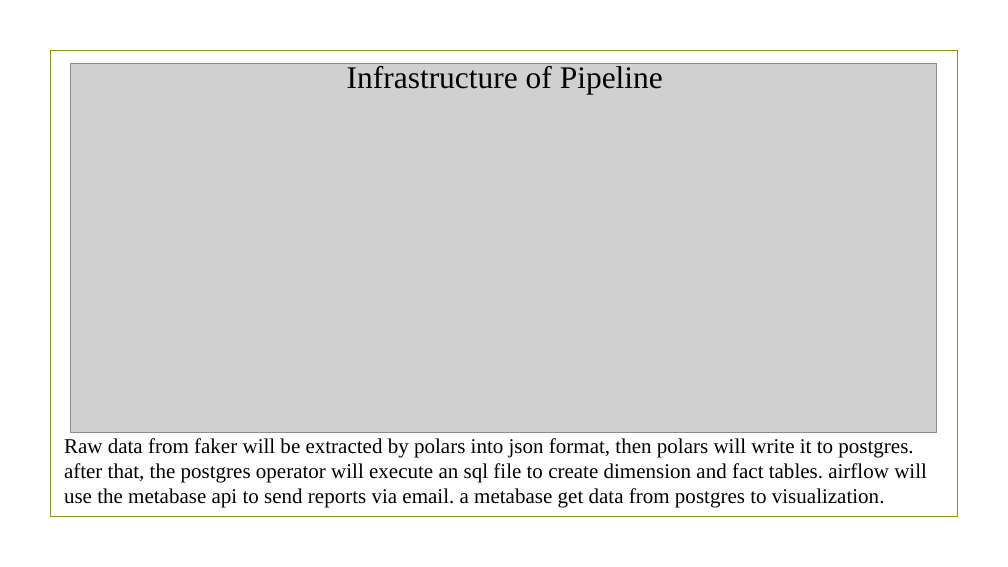
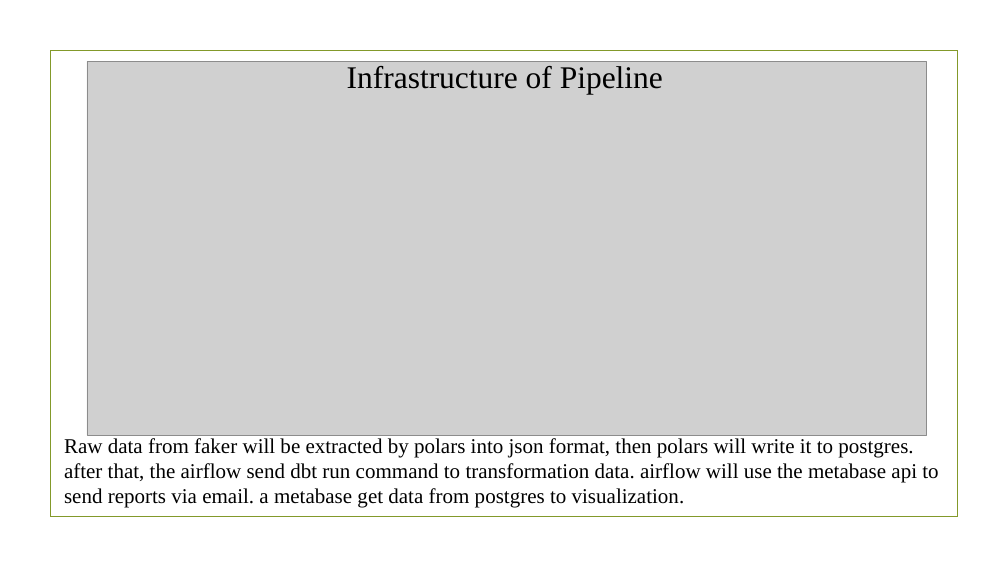
Before and after one commit to MuhammadMuhidin/DataCraft-ELT-Kimball-Modeling-with-Visual-Metabase, a slide deck: slide 2 of DataCraft ELT Kimball Modeling with Visual Metabase.pptx. Drawn at 1008x567 pixels with LibreOffice and Linux fonts; fonts in the diff are those of the drawing; grey boxes stand for pictures; background and template pictures are left out. Boxes give left, top, right and bottom in pixels: in the first picture for what was removed or moved away, otherwise in the second. Text is boxed around its words. In the diff, an @@ line names an element or a change of style, - is before the commit and + after.

```diff
--- a/DataCraft ELT Kimball Modeling with Visual Metabase.pptx
+++ b/DataCraft ELT Kimball Modeling with Visual Metabase.pptx
@@ picture: place and size @@
-picture at (70,64,937,432)
+picture at (87,61,926,436)
@@ text at (64,438,938,508): text changed @@
-Raw data from faker will be extracted by polars into json format, then polars will write it to postgres. after that, the postgres operator will execute an sql file to create dimension and fact tables. airflow will use the metabase api to send reports via email. a metabase get data from postgres to visualization.
+Raw data from faker will be extracted by polars into json format, then polars will write it to postgres. after that, the airflow send dbt run command to transformation data. airflow will use the metabase api to send reports via email. a metabase get data from postgres to visualization.
```
Also in this commit, not shown: 1 slide added, 1 other file.
